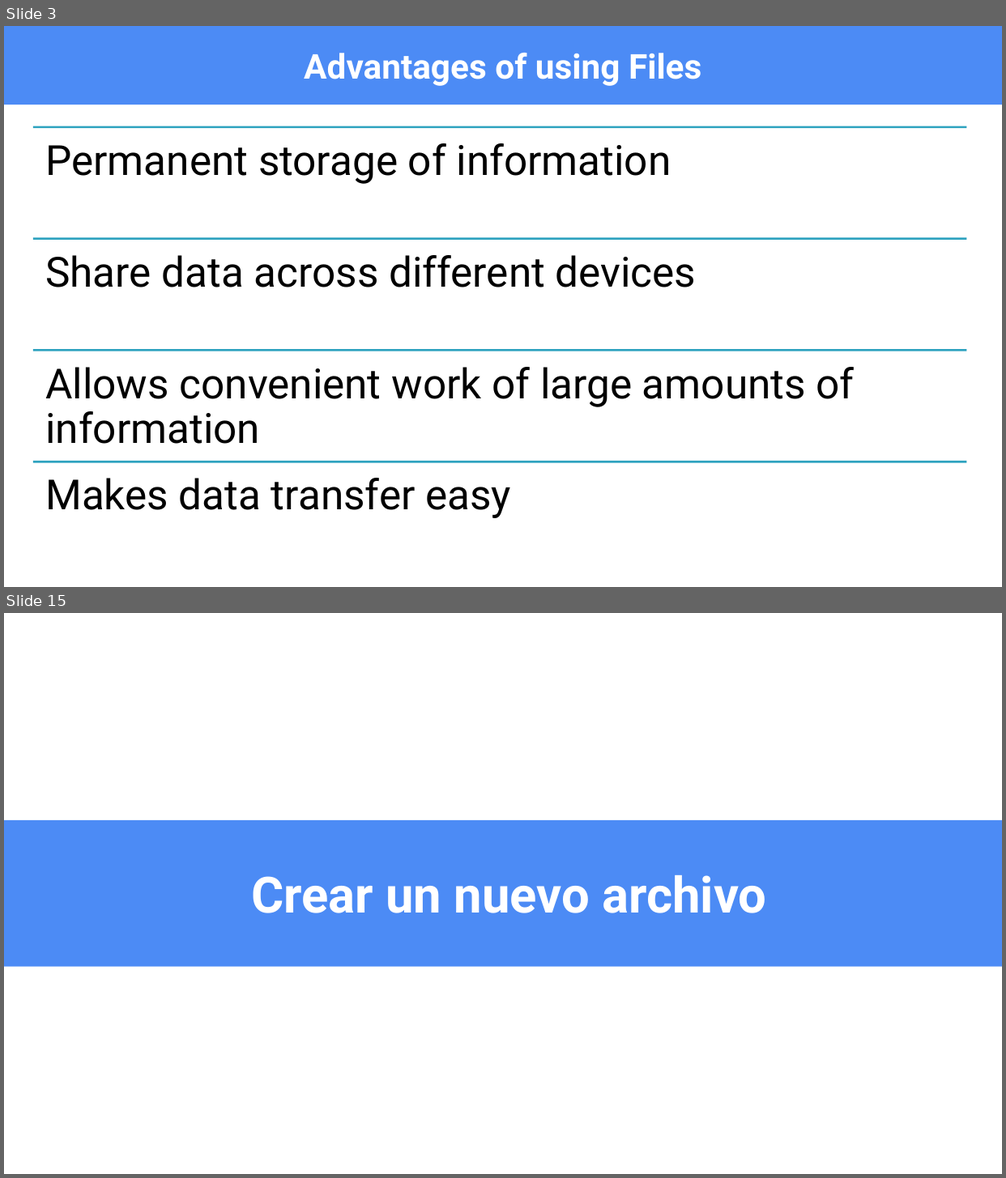
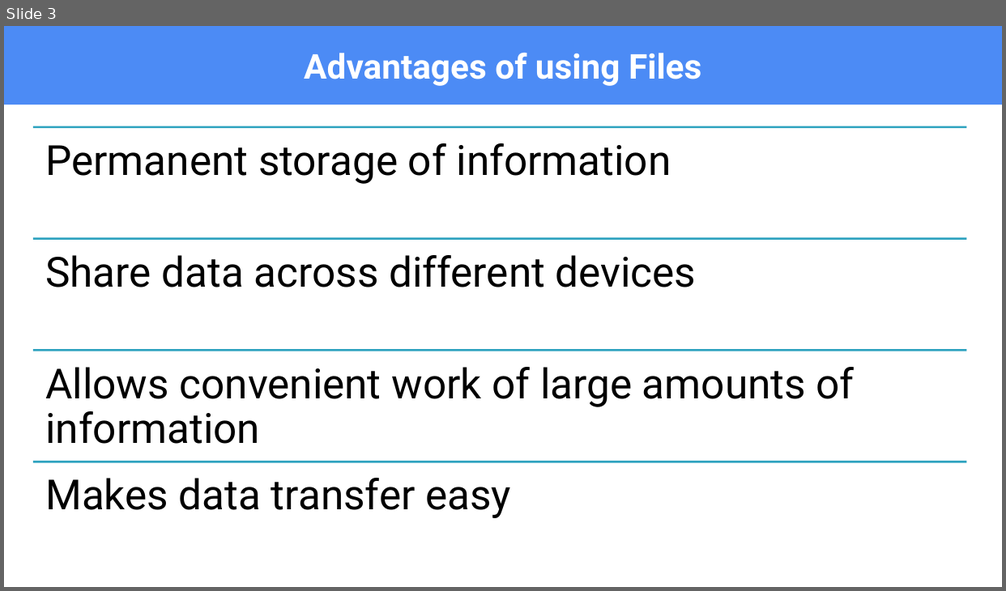
Before and after one commit to OMardil/CS2_2024_EN, a slide deck: M09_Files/01 Presentacion/M09_PPT_Working_with_Files.pptx. Shown one above the other, each under a label of ours: slides 3 and 15 before the commit, slide 3 after it; the slides between them are not shown. The pictures are 1006x1178 and 1006x591 pixels, drawn with LibreOffice and Linux fonts; fonts in the diff are those of the drawing. Boxes give left, top, right and bottom in pixels: in the first picture for what was removed or moved away, otherwise in the second. Text is boxed around its words. In the diff, an @@ line names an element or a change of style, - is before the commit and + after.

```diff
--- a/M09_Files/01 Presentacion/M09_PPT_Working_with_Files.pptx
+++ b/M09_Files/01 Presentacion/M09_PPT_Working_with_Files.pptx
@@ slide 15 removed at (4, 613, 1002, 1174), background #FFFFFF @@
@@ title removed at (4, 820, 1002, 967) @@
-Crear un nuevo archivo
```
Also in this commit, not shown: 3 slides changed, 1 slide added, 21 other slides removed, 16 other files.
